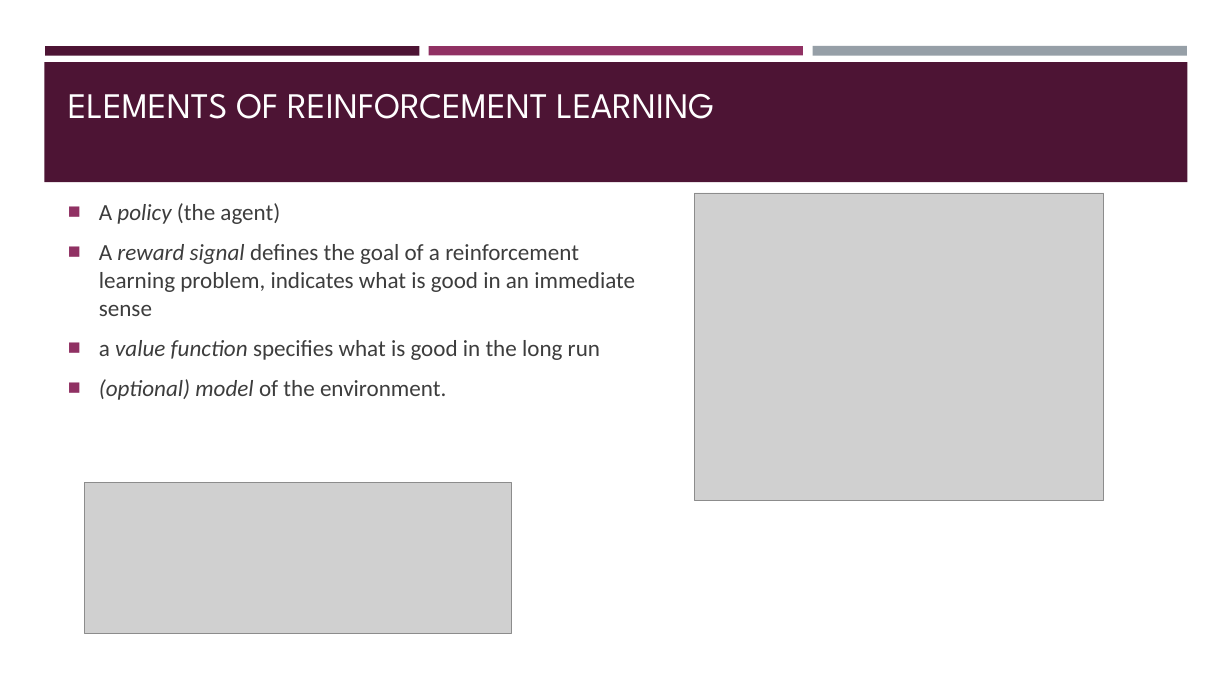
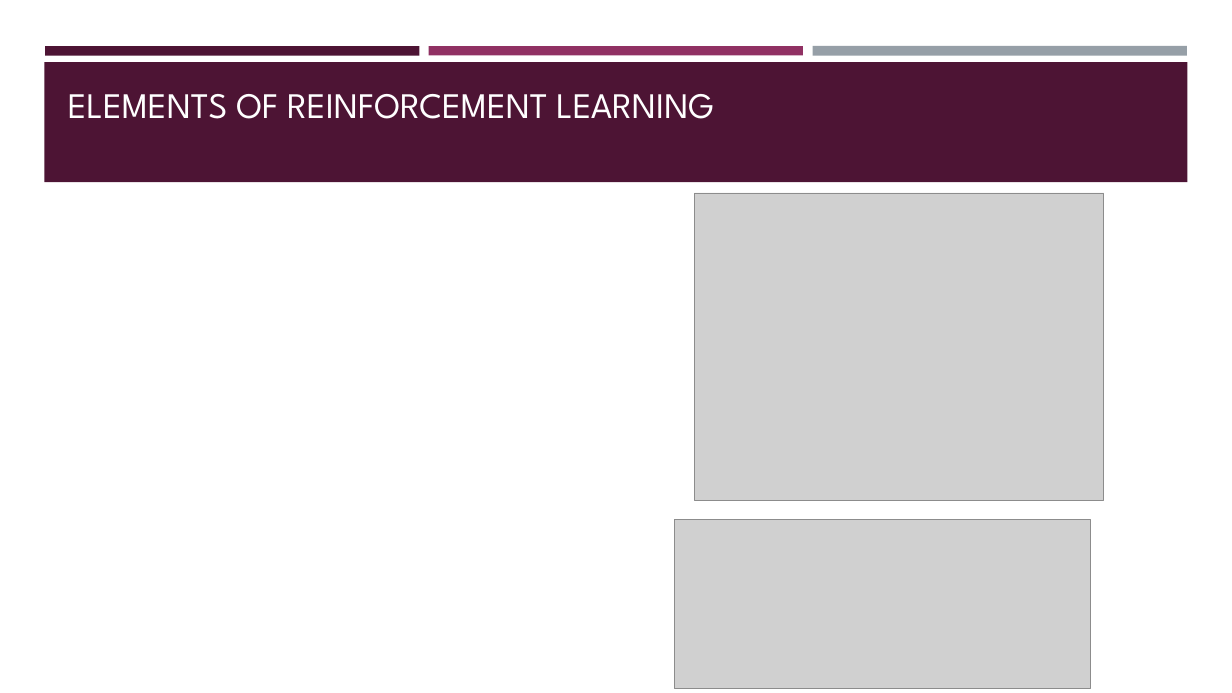
Before and after one commit to Boty22/Global-AI-Bootcamp-DRL, a slide deck: slide 9 of From RL to DRL.pptx. Drawn at 1232x693 pixels with LibreOffice and Linux fonts; fonts in the diff are those of the drawing; grey boxes stand for pictures. Boxes give left, top, right and bottom in pixels: in the first picture for what was removed or moved away, otherwise in the second. Text is boxed around its words. In the diff, an @@ line names an element or a change of style, - is before the commit and + after.

```diff
--- a/From RL to DRL.pptx
+++ b/From RL to DRL.pptx
@@ text removed at [99,203,635,400] @@
-■ A policy (the agent)
-■ A reward signal defines the goal of a reinforcement learning problem, indicates what is good in an immediate sense
-■ a value function specifies what is good in the long run
-■ (optional) model of the environment.
@@ picture removed at [84,482,512,633] @@
@@ picture added at [675,519,1092,689] @@
```
Also in this commit, not shown: 2 other slides changed, 1 slide added, 1 other file.
